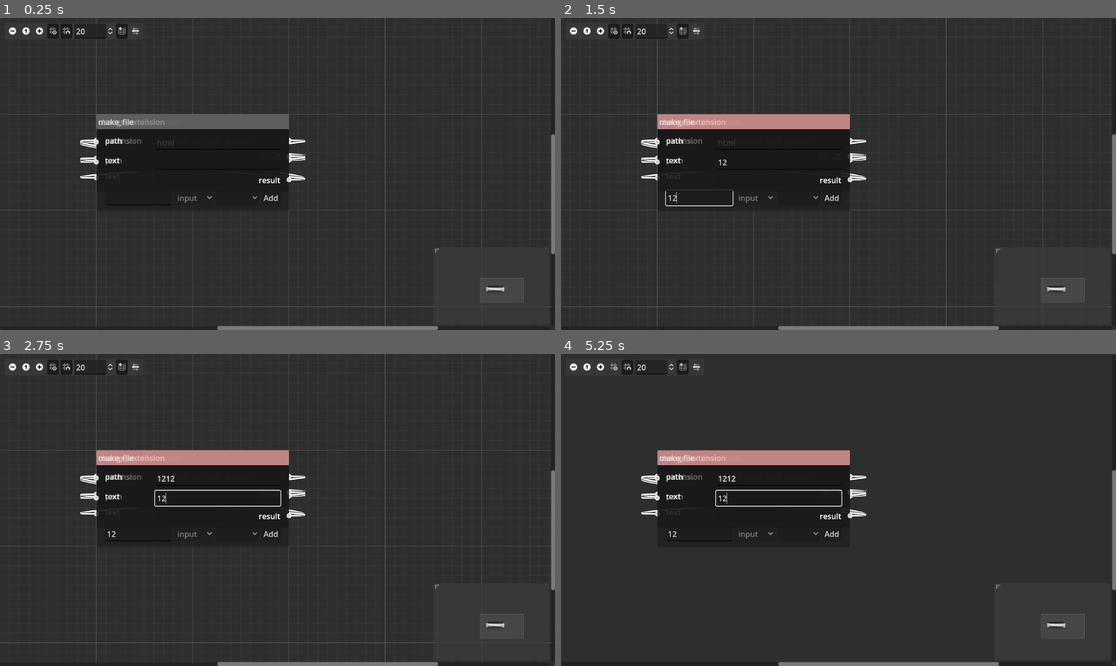
Above: before the commit, frames 1-4 (two rows, left to right).
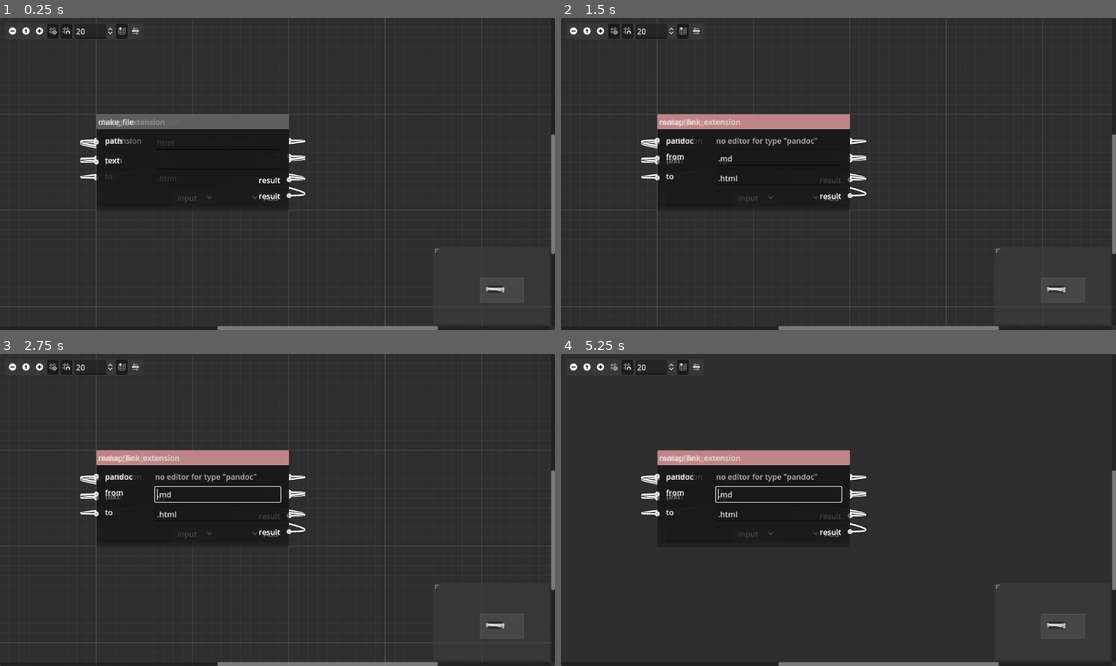
Above: after the commit, the same moments.

Repository: exodrifter/catbox
Game: Godot game, scene res://main.tscn
Same seed, same stepped clock (60 frames per second), same inputs: the game is played once before the commit and once after it.
Inputs (mouse positions are in pixels of both pictures, inside the frame that each line leads up to):
- Up to frame 1 (0.25 s): no input
- Up to frame 2 (1.5 s): click (699, 158) at 0.52 s; type "12" at 0.6 s; click (777, 158) at 0.75 s; type "12" at 0.83 s; click (777, 177) at 0.98 s; type "12" at 1.07 s; click (699, 198) at 1.27 s; type "12" at 1.35 s
- Up to frame 3 (2.75 s): click (216, 478) at 1.5 s; type "12" at 1.58 s; click (216, 478) at 1.73 s; type "12" at 1.82 s; click (238, 494) at 2.02 s
- Up to frame 4 (5.25 s): click "Add" at 2.75 s; click (572, 366) at 3.5 s; click (599, 366) at 4.25 s; click (616, 366) at 5 s

The runs differ from the first frame. In frame 1, 0.2% of the frame differs, in the area x 14-91%, y 38-88%; in frame 2, 0.8%; in frame 3, 1.1%; in frame 4, 1.1%, in the area x 14-91%, y 32-88%.

Commit message:
Maintain order of function signatures

Diff:
--- a/godot/catbox_node.tscn
+++ b/godot/catbox_node.tscn
@@ -1,18 +1,7 @@
-[gd_scene load_steps=5 format=3 uid="uid://dkeuavrwa1dik"]
+[gd_scene load_steps=3 format=3 uid="uid://dkeuavrwa1dik"]
 
 [ext_resource type="Script" path="res://catbox_node.gd" id="1_m3ni4"]
-[ext_resource type="Script" path="res://catbox/function.gd" id="2_mpry0"]
 [ext_resource type="PackedScene" uid="uid://ba33q13l30iab" path="res://catbox_slot_editor.tscn" id="3_jws0e"]
-
-[sub_resource type="Resource" id="Resource_qjvkq"]
-script = ExtResource("2_mpry0")
-function = ""
-input_names = Array[String]([])
-input_types = Array[String]([])
-output_names = Array[String]([])
-output_types = Array[String]([])
-variable_inputs = true
-variable_outputs = true
 
 [node name="CatboxNode" type="GraphNode"]
 custom_minimum_size = Vector2(400, 0)
@@ -33,7 +22,6 @@
 slot/0/right_icon = null
 slot/0/draw_stylebox = true
 script = ExtResource("1_m3ni4")
-function = SubResource("Resource_qjvkq")
 
 [node name="CatboxSlotEditor" parent="." instance=ExtResource("3_jws0e")]
 layout_mode = 2
--- a/godot/main.tscn
+++ b/godot/main.tscn
@@ -9,8 +9,7 @@
 grow_horizontal = 2
 grow_vertical = 2
 script = ExtResource("1_yl5ks")
-api_json = "[{\"inputs\":[{\"name\":\"extension\",\"type\":\ …(1495 unchanged characters)… \"name\":\"pandoc\",\"type\":\"pandoc\"}],\"name\":\"remap_link_extension\",\"outputs\":[{\"name\":\"result\",\"type\":\"pandoc\"}],\"variable_inputs\":false,\"variable_outputs\":false},{\"inputs\":[{\"name\":\"pandoc\",\"type\":\"pandoc\"}],\"name\":\"render_html5\",\"outputs\":[{\"name\":\"result\",\"type\":\"text\"}],\"variable_inputs\":false,\"variable_outputs\":false}]
-"
+api_json = "[{\"inputs\":[{\"name\":\"extension\",\"type\":\ …(1495 unchanged characters)… \"name\":\"pandoc\",\"type\":\"pandoc\"},{\"name\":\"from\",\"type\":\"text\"},{\"name\":\"to\",\"type\":\"text\"}],\"name\":\"remap_link_extension\",\"outputs\":[{\"name\":\"result\",\"type\":\"pandoc\"}],\"variable_inputs\":false,\"variable_outputs\":false},{\"inputs\":[{\"name\":\"pandoc\",\"type\":\"pandoc\"}],\"name\":\"render_html5\",\"outputs\":[{\"name\":\"result\",\"type\":\"text\"}],\"variable_inputs\":false,\"variable_outputs\":false}]"
 graph_json = "{
     \"inputs\": [
         {
Not shown, changed: app/Catbox/Function/Base.hs
Not shown, changed: app/Catbox/Function/Directory.hs
Not shown, changed: app/Catbox/Function/File.hs
Not shown, changed: app/Catbox/Function/Graph.hs
Not shown, changed: app/Catbox/Function/Pandoc.hs
Not shown, changed: app/Catbox/Function/Path.hs
Not shown, changed: app/Catbox/Internal/Api.hs
Not shown, changed: app/Catbox/Internal/Monad.hs
